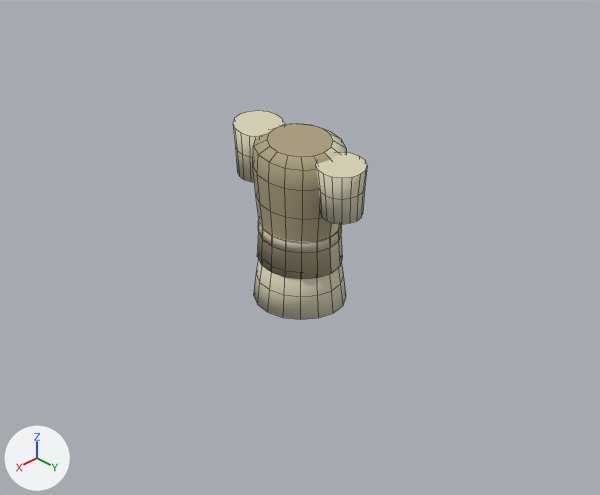
Before and after pictures for a commit that changed the Blender file assets-src/char_body.blend.
One viewpoint serves both versions: the file's camera 'Cam'. The lights are fixed; the arrows at lower left show +X, +Y and +Z. The older version comes first. Mesh edges are drawn as thin lines. The same objects are shown in both versions, whatever each file hides.

Names of what the first picture shows: 'belt_fur', 'skirt_fur', 'slvL_fur', 'slvR_fur', 'tunic_fur'.
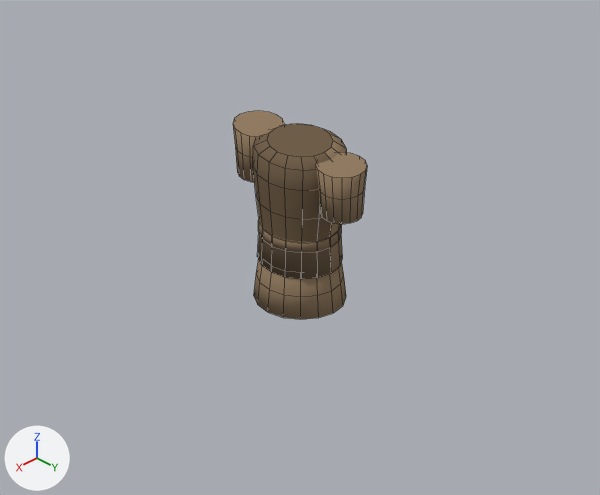
What differs and where, as boxes (x1, y1, x2, y2) in the pictures (600 x 495 px):
'skirt_fur', recoloured (darker)
    both: (254, 259, 346, 319)
'slvL_fur', recoloured (pale yellow to brown)
    both: (316, 152, 367, 224)
'slvR_fur', recoloured (darker)
    both: (233, 111, 284, 182)
'belt_fur', recoloured (beige to brown)
    both: (258, 220, 342, 253)
part 1 of me_tunic_fur, recoloured
    both: (262, 124, 347, 273)
part 2 of me_tunic_fur, recoloured (beige to brown)
    both: (253, 124, 333, 279)

The change, as a list of edits to the scene's bpy script:
```text
Add mat_cl_fur:
    mat_cl_fur = principled_material('cl_fur')
    mat_cl_fur.base_color = (0.3, 0.21, 0.128)  # brown #957e64
    mat_cl_fur.roughness = 0.97
    mat_cl_fur.specular_ior_level = 0.03
Add mat_cl_fur_trim:
    mat_cl_fur_trim = principled_material('cl_fur_trim')
    mat_cl_fur_trim.base_color = (0.255, 0.178, 0.108)  # brown #8a755c
    mat_cl_fur_trim.roughness = 0.97
    mat_cl_fur_trim.specular_ior_level = 0.03
Add mat_cl_fur_plk:
    mat_cl_fur_plk = principled_material('cl_fur_plk')
    mat_cl_fur_plk.base_color = (0.168, 0.118, 0.0715)  # brown #72604c
    mat_cl_fur_plk.roughness = 0.97
    mat_cl_fur_plk.specular_ior_level = 0.03
Change me_tunic_fur:
    where me_tunic_fur.from_pydata(...)  # 96 vertices, 82 faces; spans x -0.178..0.178, y -0.202..0.202, z 0.88..1.424
    used by ob_tunic_fur; location = (0.0, 0.0, 0.0)
    me_tunic_fur part 1: all 46 faces that had it switch from mat_hemp (pale yellow #dad4b8) to mat_cl_fur (brown #957e64)
    me_tunic_fur part 2: all 36 faces that had it switch from mat_cord (beige #ada284) to mat_cl_fur_plk (brown #72604c)
Change me_skirt_fur:
    where me_skirt_fur.from_pydata(...)  # 48 vertices, 34 faces; spans x -0.182..0.182, y -0.19..0.19, z 0.7..0.905
    remove me_skirt_fur.materials.append(mat_hemp)  # pale yellow #dad4b8
    add me_skirt_fur.materials.append(mat_cl_fur)  # brown #957e64
Change me_belt_fur:
    where me_belt_fur.from_pydata(...)  # 32 vertices, 18 faces; spans x -0.16..0.16, y -0.174..0.174, z 0.998..1.048
    remove me_belt_fur.materials.append(mat_hemp2)  # beige #cbc4aa
    add me_belt_fur.materials.append(mat_cl_fur_trim)  # brown #8a755c
Change me_slvl_fur:
    where me_slvl_fur.from_pydata(...)  # 48 vertices, 34 faces; spans x -0.102..0.102, y 0.129..0.341, z 1.18..1.405
    remove me_slvl_fur.materials.append(mat_hemp)  # pale yellow #dad4b8
    add me_slvl_fur.materials.append(mat_cl_fur)  # brown #957e64
Change me_slvr_fur:
    where me_slvr_fur.from_pydata(...)  # 48 vertices, 34 faces; spans x -0.102..0.102, y -0.341..-0.129, z 1.18..1.405
    remove me_slvr_fur.materials.append(mat_hemp)  # pale yellow #dad4b8
    add me_slvr_fur.materials.append(mat_cl_fur)  # brown #957e64
```
